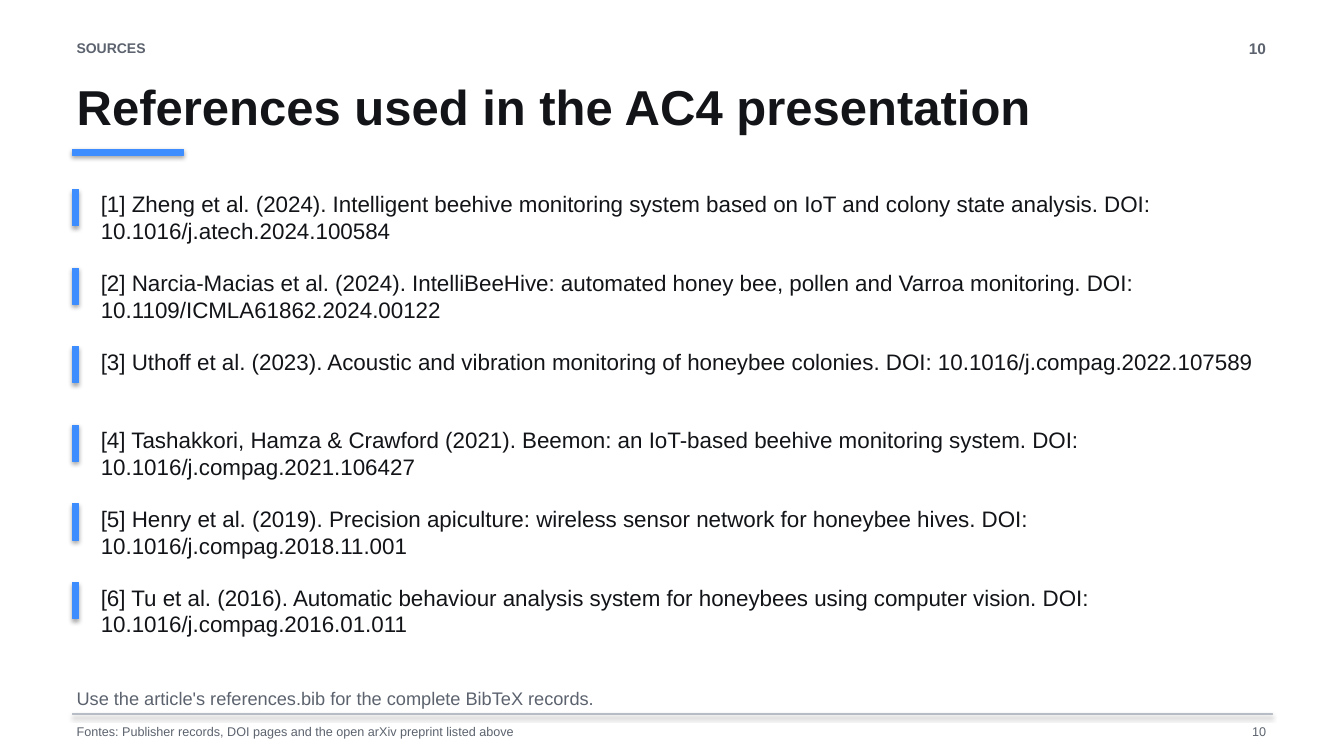
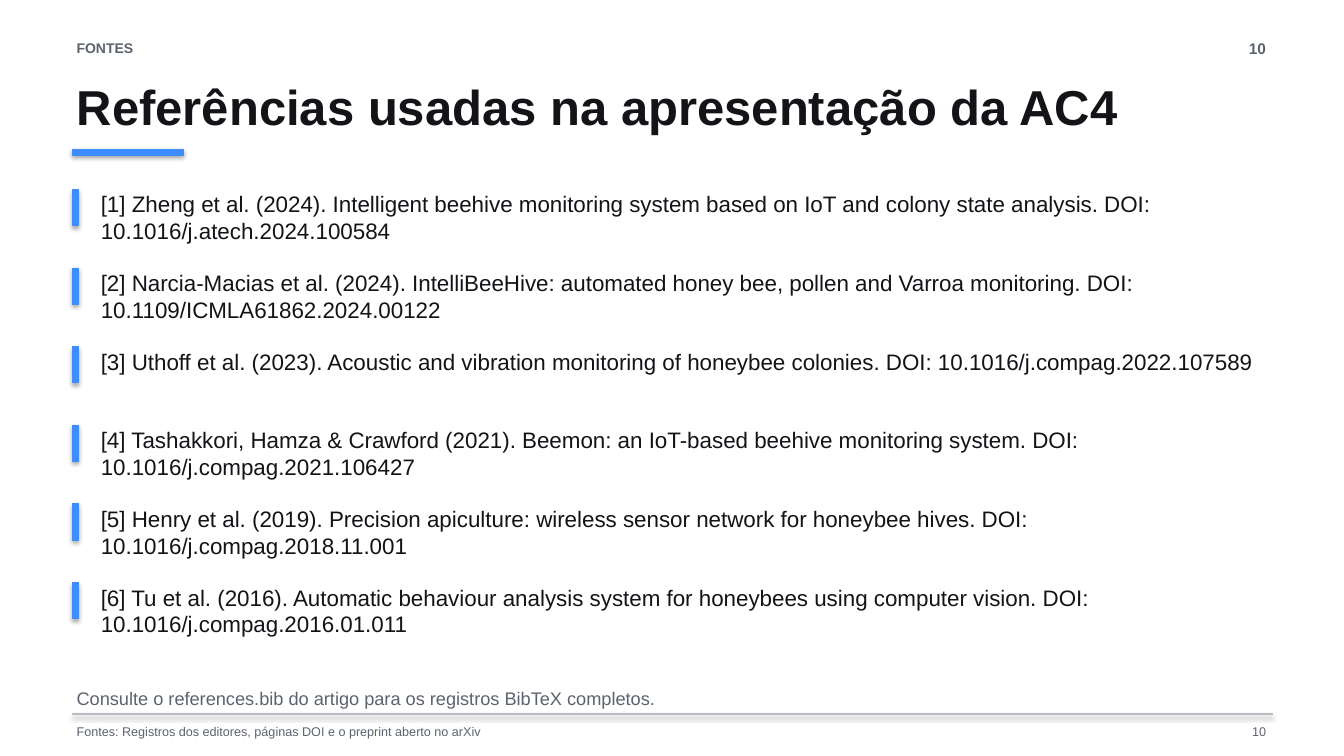
Before and after one commit to whirtex/embedded-system, a slide deck: slide 10 of beehive-monitoring/beehive-monitoring-ac4-slides.pptx. Drawn at 1344x756 pixels with LibreOffice and Linux fonts; fonts in the diff are those of the drawing. Boxes give left, top, right and bottom in pixels: in the first picture for what was removed or moved away, otherwise in the second. Text is boxed around its words. In the diff, an @@ line names an element or a change of style, - is before the commit and + after.

```diff
--- a/beehive-monitoring/beehive-monitoring-ac4-slides.pptx
+++ b/beehive-monitoring/beehive-monitoring-ac4-slides.pptx
@@ text at bbox=[77, 43, 134, 53]: text changed @@
-SOURCES
+FONTES
@@ text at bbox=[77, 88, 1118, 135]: text changed @@
-References used in the AC4 presentation
+Referências usadas na apresentação da AC4
@@ text at bbox=[77, 692, 655, 709]: text changed @@
-Use the article's references.bib for the complete BibTeX records.
+Consulte o references.bib do artigo para os registros BibTeX completos.
@@ text at bbox=[77, 726, 481, 739]: text changed @@
-Fontes: Publisher records, DOI pages and the open arXiv preprint listed above
+Fontes: Registros dos editores, páginas DOI e o preprint aberto no arXiv
```
Also in this commit, not shown: 7 other slides changed, 2 slides added, 2 slides removed.
